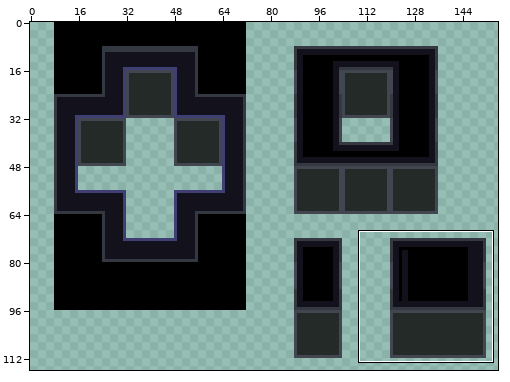
Edited in one commit: pixel-art file (resource/wall/newwall.aseprite). The first picture is a wide view before the edit; the outline marks the close-up.
Close-up. As it was:
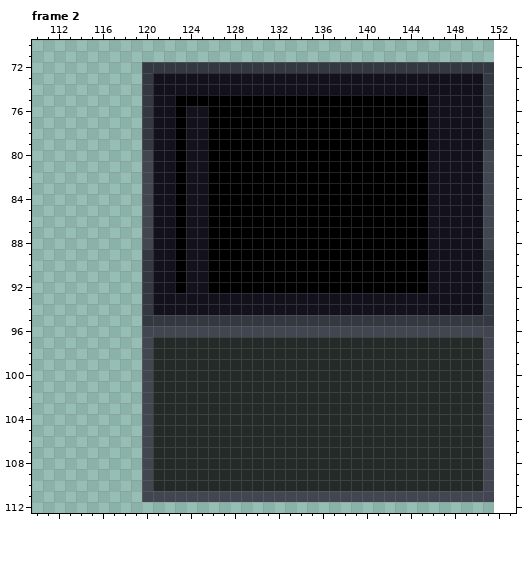
144x144 pixels, 2 frames. Shown: frame 2: x 110..153, y 70..112. The old version is drawn lined up with the new one, on the new canvas. The wide view leaves out empty margins. The commit also changed other frames or places, which this record leaves out.
And afterwards:
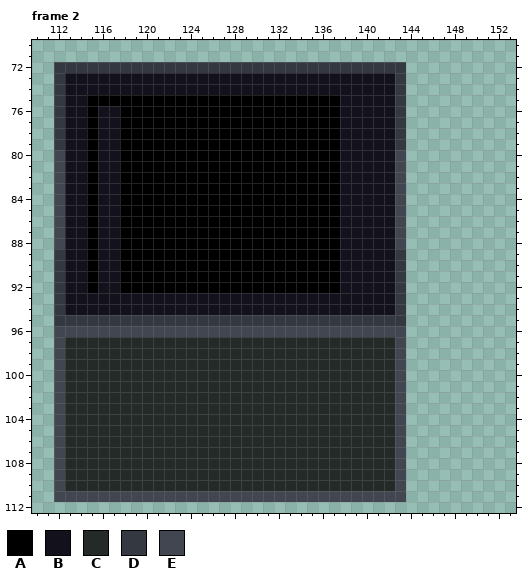
Palette (. is transparent): A #000000  B #12111c  C #232a28  D #343840  E #424650
What changed:
canvas 144x144 -> 160x144, the old top-left corner now at 8,0
Frame 2:
y 72: x 112..119 ........ -> DDDDDDDD; x 144..151 DDDDDDDD -> ........
y 73..74: x 112..120 ........D -> DBBBBBBBB; x 143..151 BBBBBBBBD -> D........
y 75: x 112..122 ........DBB -> DBBAAAAAAAA; x 138..151 AAAAAAAABBBBBD -> BBBBBD........
y 76..79: x 112..122 ........DBB -> DBBABBAAAAA; x 124..125 BB -> AA; x 138..151 AAAAAAAABBBBBD -> BBBBBD........
y 80..88: x 112..122 ........EBB -> EBBABBAAAAA; x 124..125 BB -> AA; x 138..151 AAAAAAAABBBBBE -> BBBBBE........
y 89..92: x 112..122 ........DBB -> DBBABBAAAAA; x 124..125 BB -> AA; x 138..151 AAAAAAAABBBBBD -> BBBBBD........
y 93..94: x 112..120 ........D -> DBBBBBBBB; x 143..151 BBBBBBBBD -> D........
y 95: x 112..119 ........ -> DDDDDDDD; x 144..151 DDDDDDDD -> ........
y 96: x 112..119 ........ -> EEEEEEEE; x 144..151 EEEEEEEE -> ........
y 97..110: x 112..120 ........E -> ECCCCCCCC; x 143..151 CCCCCCCCE -> E........
y 111: x 112..119 ........ -> EEEEEEEE; x 144..151 EEEEEEEE -> ........
